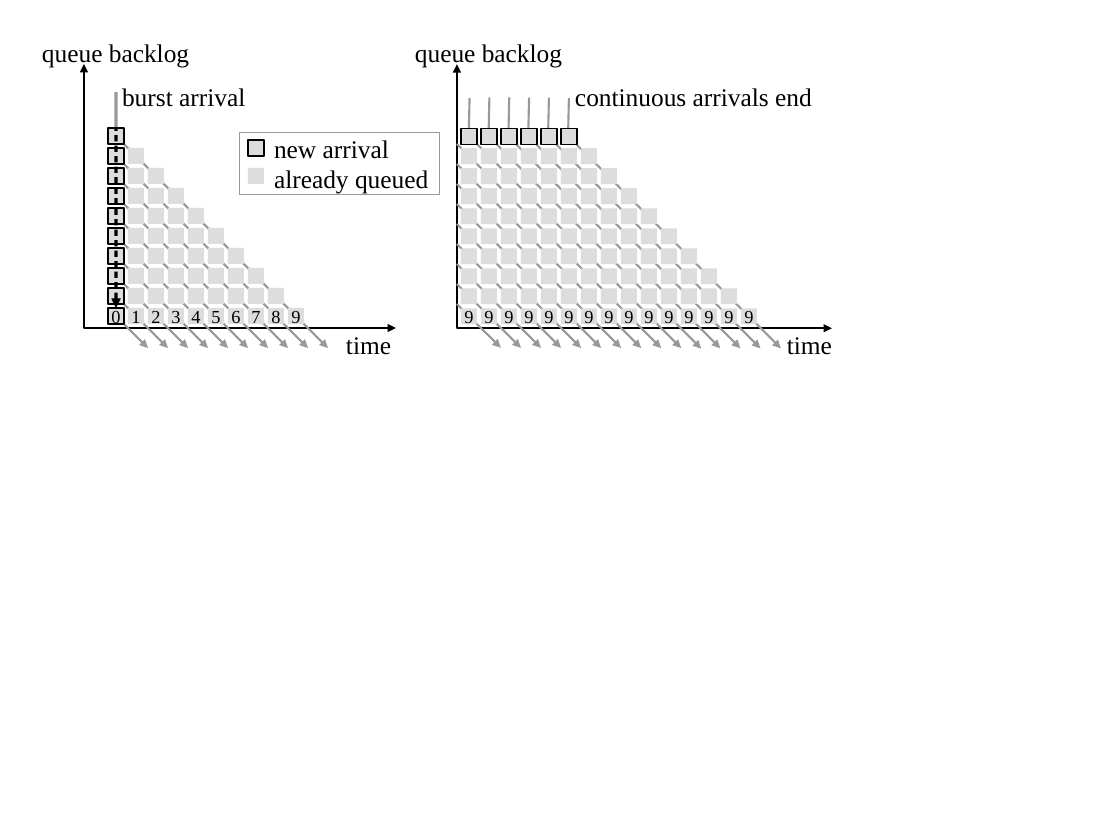
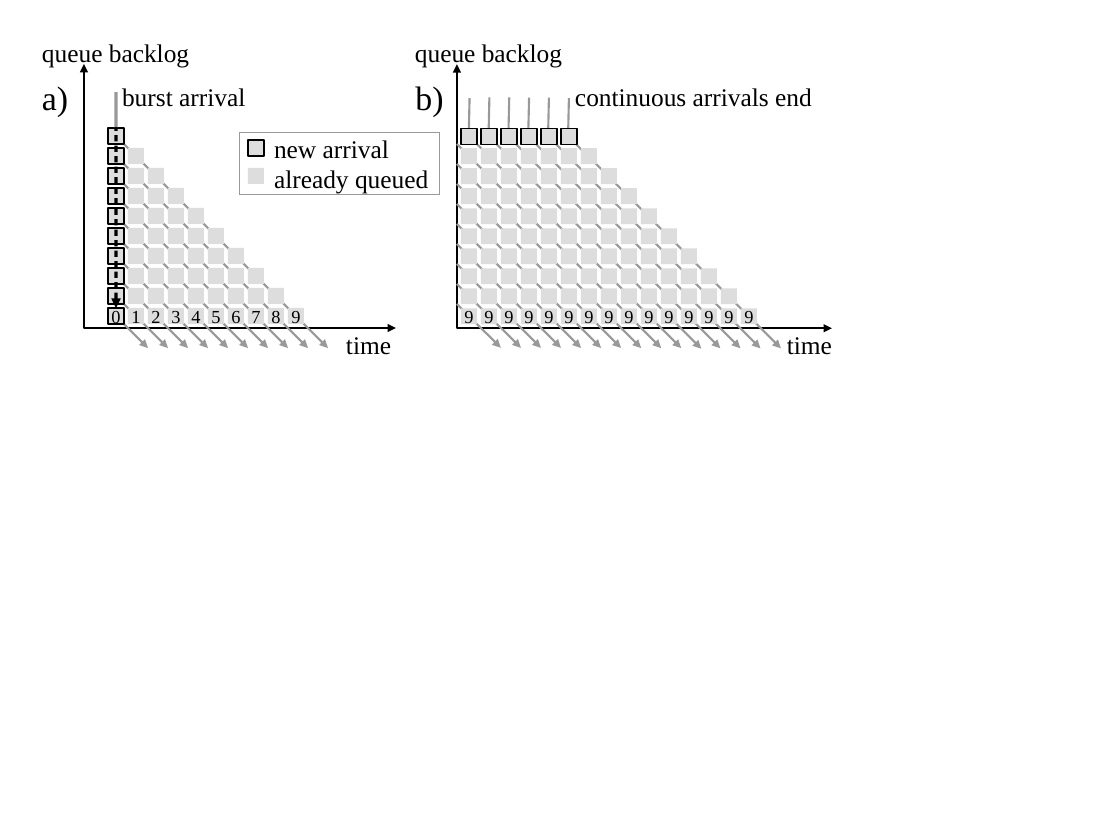
Before and after one commit to bbriscoe/l4s-aqm, a slide deck: slide 1 of papers/images/aqm-details-figs.odp. Drawn at 1120x840 pixels with LibreOffice and Linux fonts; fonts in the diff are those of the drawing. Boxes give left, top, right and bottom in pixels: in the first picture for what was removed or moved away, otherwise in the second. Text is boxed around its words. In the diff, an @@ line names an element or a change of style, - is before the commit and + after.

```diff
--- a/papers/images/aqm-details-figs.odp
+++ b/papers/images/aqm-details-figs.odp
@@ text added at (42,87,68,117), 24 pt, text #000000 @@
+a)
@@ text added at (415,86,443,117), 24 pt, text #000000 @@
+b)
```
Also in this commit, not shown: 10 other files.
